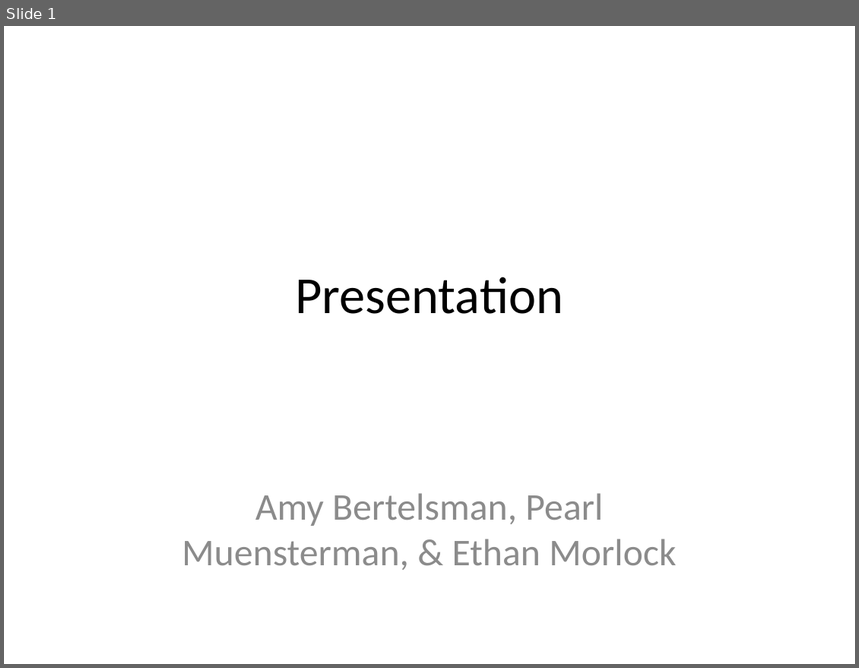
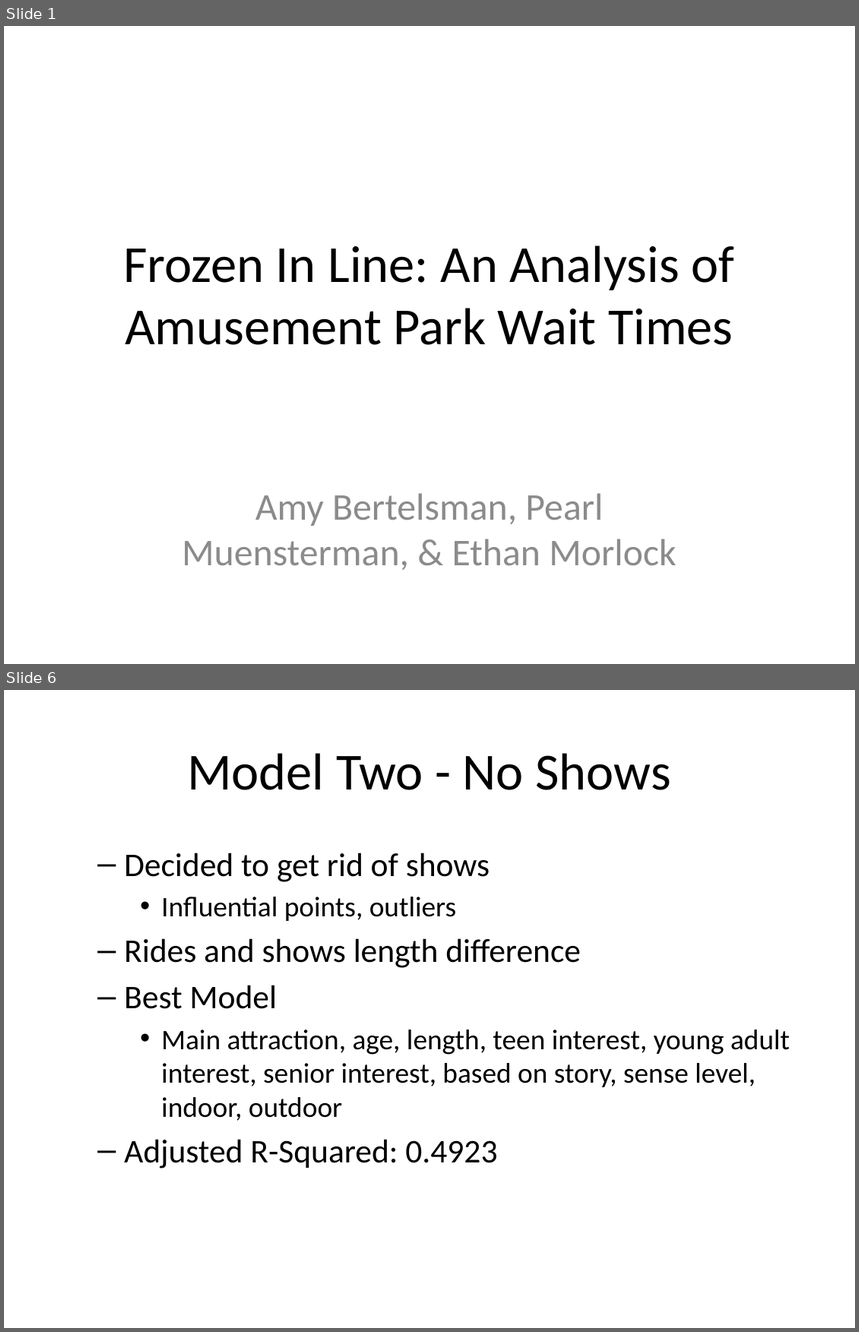
Before and after one commit to pearlmuensterman/Stat_361_Final_Project, a slide deck: Presentation.pptx. Shown one above the other, each under a label of ours: slide 1 before the commit, slides 1 and 6 after it; the slides between them are not shown. The pictures are 859x668 and 859x1332 pixels, drawn with LibreOffice and Linux fonts; fonts in the diff are those of the drawing. Boxes give left, top, right and bottom in pixels: in the first picture for what was removed or moved away, otherwise in the second. Text is boxed around its words. In the diff, an @@ line names an element or a change of style, - is before the commit and + after.

```diff
--- a/Presentation.pptx
+++ b/Presentation.pptx
@@ slide 6 added at box(4, 690, 855, 1328), background #FFFFFF @@
@@ title added at box(187, 753, 671, 790), 44 pt, text #000000 @@
+Model Two - No Shows
@@ text added at box(124, 853, 790, 1169), 24 pt, text #000000 @@
+  – Decided to get rid of shows
+    • Influential points, outliers
+  – Rides and shows length difference
+  – Best Model
+    • Main attraction, age, length, teen interest, young adult interest, senior interest, based on story, sense level, indoor, outdoor
+  – Adjusted R-Squared: 0.4923
@@ slide 1 changed as well @@
@@ title at box(123, 246, 734, 345): text changed @@
-Presentation
+Frozen In Line: An Analysis of Amusement Park Wait Times
```
Also in this commit, not shown: 7 other slides added, 4 slides removed, 1 other file.
